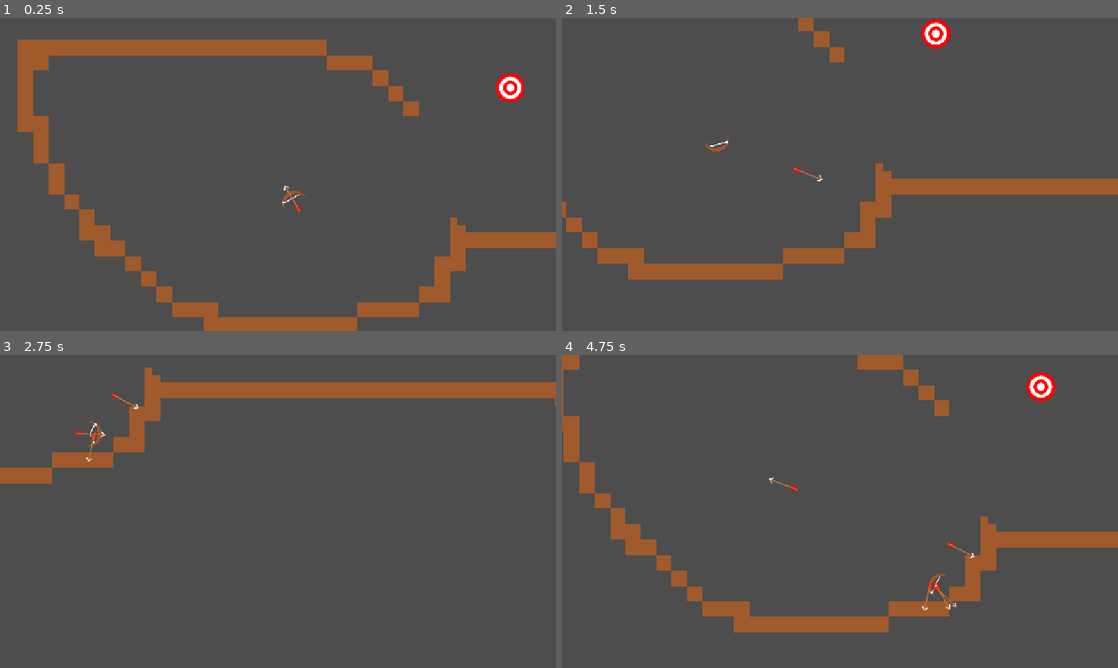
Above: before the commit, frames 1-4 (two rows, left to right).
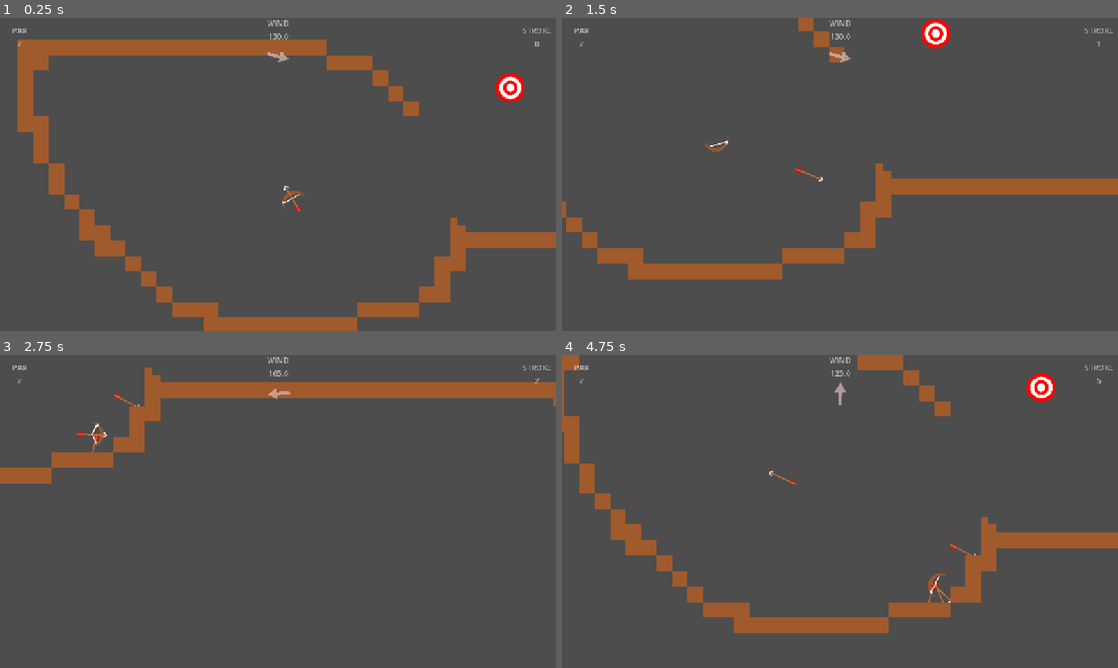
Above: after the commit, the same moments.

Repository: mathew-tran/darts
Game: Godot game, scene res://Scenes/Main.tscn
The game is run twice, just before and just after one commit, with the same random seed, the same clock (stepped at 60 frames per second) and the same inputs.
Inputs (mouse positions are in pixels of both pictures, inside the frame that each line leads up to):
- Up to frame 1 (0.25 s): no input
- Up to frame 2 (1.5 s): move the mouse to (962, 158) at 0.52 s; press the mouse at (962, 158) at 0.53 s; hold D (Right) 0.53-1.28 s; move the mouse to (728, 190) at 1.27 s; release the mouse at (728, 190) at 1.28 s; hold S (Down) from 1.28 s (still down); tap Space (Space) at 1.35 s
- Up to frame 3 (2.75 s): click (166, 527) at 1.55 s; move the mouse to (333, 442) at 2.02 s; release S (Down) at 2.03 s; press the mouse at (333, 442) at 2.03 s; hold D (Right) from 2.03 s (still down)
- Up to frame 4 (4.75 s): move the mouse to (812, 574) at 2.77 s; release D (Right) at 2.78 s; release the mouse at (812, 574) at 2.78 s; hold W (Up) 2.78-3.53 s; right-click (812, 574) at 2.85 s; click (812, 574) at 3.05 s; move the mouse to (1006, 558) at 3.52 s; press the mouse at (1006, 558) at 3.53 s; hold A (Left) from 3.53 s (still down); move the mouse to (673, 464) at 4.27 s; release the mouse at (673, 464) at 4.28 s; tap Space (Space) at 4.35 s; click (673, 464) at 4.55 s

The runs differ from the first frame. In frame 1, 0.2% of the frame differs, in the area x 2-100%, y 0-15%; in frame 2, 0.3%; in frame 3, 0.5%; in frame 4, 1.3%, in the area x 0-100%, y 0-89%.

Commit message:
work on arrow hitting target

Diff:
--- a/Art/Example.svg
+++ b/Art/Example.svg
@@ -24,8 +24,8 @@
      inkscape:deskcolor="#d1d1d1"
      inkscape:document-units="mm"
      inkscape:zoom="3.0135764"
-     inkscape:cx="384.75879"
-     inkscape:cy="488.12434"
+     inkscape:cx="423.08534"
+     inkscape:cy="436.35861"
      inkscape:window-width="1368"
      inkscape:window-height="842"
      inkscape:window-x="-6"
@@ -175,5 +175,14 @@
        cx="121.68681"
        cy="119.49189"
        r="2.2827249" />
+    <path
+       id="path2"
+       style="fill:#f2f2f2;stroke:#1a1a1a;stroke-width:0.121151"
+       inkscape:transform-center-x="-0.85235828"
+       inkscape:transform-center-y="0.019013575"
+       d="m 122.77773,98.877465 0.0225,2.045365 h -6.45577 v 1.92966 h 6.47706 l 0.0222,2.04441 2.59007,-1.53355 2.58983,-1.53331 -2.62296,-1.47629 z"
+       inkscape:export-filename="WindArrow.png"
+       inkscape:export-xdpi="96"
+       inkscape:export-ydpi="96" />
   </g>
 </svg>
--- /dev/null
+++ b/Prefabs/GameCamera.tscn
@@ -0,0 +1,47 @@
+[gd_scene load_steps=5 format=3 uid="uid://cjbmn3tgogjlu"]
+
+[ext_resource type="Script" uid="uid://2qoumcni1ee8" path="res://Scripts/GameCamera.gd" id="1_hsrti"]
+
+[sub_resource type="Animation" id="Animation_hsrti"]
+resource_name = "FocusIn"
+tracks/0/type = "value"
+tracks/0/imported = false
+tracks/0/enabled = true
+tracks/0/path = NodePath(".:zoom")
+tracks/0/interp = 1
+tracks/0/loop_wrap = true
+tracks/0/keys = {
+"times": PackedFloat32Array(0, 0.01, 0.966667),
+"transitions": PackedFloat32Array(1, 1, 1),
+"update": 0,
+"values": [Vector2(1, 1), Vector2(2.5, 2.5), Vector2(1, 1)]
+}
+
+[sub_resource type="Animation" id="Animation_6qflq"]
+length = 0.001
+tracks/0/type = "value"
+tracks/0/imported = false
+tracks/0/enabled = true
+tracks/0/path = NodePath(".:zoom")
+tracks/0/interp = 1
+tracks/0/loop_wrap = true
+tracks/0/keys = {
+"times": PackedFloat32Array(0),
+"transitions": PackedFloat32Array(1),
+"update": 0,
+"values": [Vector2(1, 1)]
+}
+
+[sub_resource type="AnimationLibrary" id="AnimationLibrary_ia3hu"]
+_data = {
+&"FocusIn": SubResource("Animation_hsrti"),
+&"RESET": SubResource("Animation_6qflq")
+}
+
+[node name="GameCamera" type="Camera2D" groups=["Camera"]]
+script = ExtResource("1_hsrti")
+
+[node name="AnimationPlayer" type="AnimationPlayer" parent="."]
+libraries = {
+&"": SubResource("AnimationLibrary_ia3hu")
+}
--- /dev/null
+++ b/Prefabs/PlayerUI.tscn
@@ -0,0 +1,95 @@
+[gd_scene load_steps=3 format=3 uid="uid://bsdnb1ghajix8"]
+
+[ext_resource type="Script" uid="uid://crvbkyvxswkdu" path="res://Scripts/PlayerUI.gd" id="1_mr8kr"]
+[ext_resource type="Texture2D" uid="uid://cn6uf0dys20i2" path="res://Art/WindArrow.png" id="2_ekdfu"]
+
+[node name="CanvasLayer" type="CanvasLayer"]
+script = ExtResource("1_mr8kr")
+
+[node name="VBoxContainer" type="VBoxContainer" parent="."]
+modulate = Color(1, 1, 1, 0.603922)
+custom_minimum_size = Vector2(80, 80)
+offset_right = 40.0
+offset_bottom = 40.0
+alignment = 1
+
+[node name="Label" type="Label" parent="VBoxContainer"]
+layout_mode = 2
+text = "PAR"
+horizontal_alignment = 1
+vertical_alignment = 1
+
+[node name="ParLimit" type="Label" parent="VBoxContainer"]
+layout_mode = 2
+text = "2"
+horizontal_alignment = 1
+vertical_alignment = 1
+
+[node name="VBoxContainer3" type="VBoxContainer" parent="."]
+modulate = Color(1, 1, 1, 0.603922)
+custom_minimum_size = Vector2(80, 80)
+anchors_preset = 5
+anchor_left = 0.5
+anchor_right = 0.5
+offset_left = -40.0
+offset_right = 40.0
+offset_bottom = 80.0
+grow_horizontal = 2
+alignment = 1
+
+[node name="Label" type="Label" parent="VBoxContainer3"]
+layout_mode = 2
+text = "WIND"
+horizontal_alignment = 1
+vertical_alignment = 1
+
+[node name="WindStrength" type="Label" parent="VBoxContainer3"]
+layout_mode = 2
+text = "2"
+horizontal_alignment = 1
+vertical_alignment = 1
+
+[node name="Control" type="Control" parent="VBoxContainer3"]
+custom_minimum_size = Vector2(80, 90)
+layout_mode = 2
+
+[node name="WindDirection" type="TextureRect" parent="VBoxContainer3/Control"]
+custom_minimum_size = Vector2(50, 50)
+layout_mode = 1
+anchors_preset = 8
+anchor_left = 0.5
+anchor_top = 0.5
+anchor_right = 0.5
+anchor_bottom = 0.5
+offset_left = -25.0
+offset_top = -45.0
+offset_right = 25.0
+offset_bottom = 5.0
+grow_horizontal = 2
+grow_vertical = 2
+pivot_offset = Vector2(25, 25)
+texture = ExtResource("2_ekdfu")
+stretch_mode = 5
+
+[node name="VBoxContainer2" type="VBoxContainer" parent="."]
+modulate = Color(1, 1, 1, 0.603922)
+custom_minimum_size = Vector2(80, 80)
+anchors_preset = 1
+anchor_left = 1.0
+anchor_right = 1.0
+offset_left = -40.0
+offset_bottom = 50.0
+grow_horizontal = 0
+alignment = 1
+
+[node name="Label" type="Label" parent="VBoxContainer2"]
+layout_mode = 2
+text = "STROKE"
+horizontal_alignment = 1
+vertical_alignment = 1
+
+[node name="Stroke" type="Label" parent="VBoxContainer2"]
+layout_mode = 2
+text = "0"
+horizontal_alignment = 1
+vertical_alignment = 1
--- /dev/null
+++ b/Prefabs/Target.gdshader
@@ -0,0 +1,27 @@
+shader_type canvas_item;
+
+uniform float time : hint_range(0.0, 5.0);
+uniform float shard_size = 16.0;
+uniform float explode_strength = 100.0;
+
+// Pseudo-random function
+float rand(vec2 co) {
+    return fract(sin(dot(co, vec2(12.9898, 78.233))) * 43758.5453);
+}
+
+void fragment() {
+    // Create a grid cell
+    vec2 cell = floor(UV * shard_size);
+    vec2 cell_center = (cell + 0.5) / shard_size;
+
+    // Random direction per cell
+    float angle = rand(cell) * 6.2831; // 2π
+    vec2 dir = vec2(cos(angle), sin(angle));
+
+    // Offset UV by explosion
+    vec2 offset = dir * time * explode_strength / shard_size;
+    vec2 uv_offset = UV - offset;
+
+    // Sample from displaced texture
+    COLOR = texture(TEXTURE, uv_offset);
+}
--- a/Prefabs/Target.tscn
+++ b/Prefabs/Target.tscn
@@ -1,7 +1,14 @@
-[gd_scene load_steps=4 format=3 uid="uid://b3k28vv61vb0t"]
+[gd_scene load_steps=6 format=3 uid="uid://b3k28vv61vb0t"]
 
 [ext_resource type="Script" uid="uid://b0ufy8ipdctua" path="res://Scripts/Target.gd" id="1_emdnn"]
 [ext_resource type="Texture2D" uid="uid://ctwkv7fxvbix5" path="res://Art/Target.png" id="1_lrryy"]
+[ext_resource type="Shader" uid="uid://yixxbalem4e8" path="res://Prefabs/Target.gdshader" id="2_4d8ul"]
+
+[sub_resource type="ShaderMaterial" id="ShaderMaterial_2r8j7"]
+shader = ExtResource("2_4d8ul")
+shader_parameter/time = 0.0
+shader_parameter/shard_size = 16.0
+shader_parameter/explode_strength = 100.0
 
 [sub_resource type="RectangleShape2D" id="RectangleShape2D_pbw6q"]
 size = Vector2(60, 60)
@@ -11,6 +18,7 @@
 script = ExtResource("1_emdnn")
 
 [node name="Sprite2D" type="Sprite2D" parent="."]
+material = SubResource("ShaderMaterial_2r8j7")
 texture = ExtResource("1_lrryy")
 
 [node name="CollisionShape2D" type="CollisionShape2D" parent="."]
--- a/Scenes/Main.tscn
+++ b/Scenes/Main.tscn
@@ -1,9 +1,11 @@
-[gd_scene load_steps=7 format=4 uid="uid://xvxnw36b2umq"]
+[gd_scene load_steps=9 format=4 uid="uid://xvxnw36b2umq"]
 
 [ext_resource type="Texture2D" uid="uid://dtu2i1kqmrb7j" path="res://Art/Ground.png" id="1_r150o"]
+[ext_resource type="Script" uid="uid://d16kppdtu0om" path="res://Scripts/Game.gd" id="1_v1gob"]
 [ext_resource type="PackedScene" uid="uid://sqbjdqtrvb8b" path="res://Prefabs/Bow.tscn" id="2_idj7w"]
-[ext_resource type="Script" uid="uid://2qoumcni1ee8" path="res://Scripts/GameCamera.gd" id="3_kln2b"]
 [ext_resource type="PackedScene" uid="uid://b3k28vv61vb0t" path="res://Prefabs/Target.tscn" id="4_rgh2o"]
+[ext_resource type="PackedScene" uid="uid://cjbmn3tgogjlu" path="res://Prefabs/GameCamera.tscn" id="4_v1gob"]
+[ext_resource type="PackedScene" uid="uid://bsdnb1ghajix8" path="res://Prefabs/PlayerUI.tscn" id="5_pbw6q"]
 
 [sub_resource type="TileSetAtlasSource" id="TileSetAtlasSource_idj7w"]
 texture = ExtResource("1_r150o")
@@ -21,7 +23,10 @@
 physics_layer_1/collision_layer = 1
 sources/0 = SubResource("TileSetAtlasSource_idj7w")
 
-[node name="Node2D" type="Node2D"]
+[node name="Node2D" type="Node2D" groups=["Game"]]
+script = ExtResource("1_v1gob")
+
+[node name="ItemGroup" type="Node2D" parent="." groups=["Item"]]
 
 [node name="Bow" parent="." instance=ExtResource("2_idj7w")]
 position = Vector2(249, 425)
@@ -30,10 +35,9 @@
 tile_map_data = PackedByteArray("AADs/wYAAAAAAAAAAADs/wcAAAAAAAEAAADt/wYAAAABAAAAAADt/wcAAAABAAEAAADu/wYAAAAAAAAAAADu/w …(23840 unchanged characters)…
 tile_set = SubResource("TileSet_kln2b")
 
-[node name="ItemGroup" type="Node2D" parent="." groups=["Item"]]
-
-[node name="GameCamera" type="Camera2D" parent="." groups=["Camera"]]
-script = ExtResource("3_kln2b")
+[node name="GameCamera" parent="." instance=ExtResource("4_v1gob")]
 
 [node name="Target" parent="." instance=ExtResource("4_rgh2o")]
 position = Vector2(701, 196)
+
+[node name="CanvasLayer" parent="." instance=ExtResource("5_pbw6q")]
--- a/Scripts/Arrow.gd
+++ b/Scripts/Arrow.gd
@@ -7,6 +7,7 @@
 
 var bCanUse = true
 var velocity = Vector2.ZERO
+
 
 func _ready() -> void:
 	# Initial setup
@@ -28,6 +29,8 @@
 		StuckRotation = rotation
 		StuckPosition = global_position
 		velocity.y += 1000 * delta
+		velocity += Finder.GetGame().GetAirForce() * delta
+		print(str(Finder.GetGame().GetAirForce()))
 		MoveAndCollide(delta)
 
 func MoveAndCollide(delta: float) -> void:
@@ -42,11 +45,10 @@
 	if bCanUse == false:
 		return
 
+	constant_force = Vector2.ZERO
 	set_physics_process(false)
 	set_process(false)
 	bCanUse = false
-
-	print("hit")
 
 	global_position = StuckPosition
 	global_rotation = StuckRotation
--- a/Scripts/Autoload/Finder.gd
+++ b/Scripts/Autoload/Finder.gd
@@ -5,3 +5,6 @@
 
 func GetCamera() -> GameCamera:
 	return get_tree().get_nodes_in_group("Camera")[0]
+
+func GetGame() -> Game:
+	return get_tree().get_nodes_in_group("Game")[0]
--- a/Scripts/Bow.gd
+++ b/Scripts/Bow.gd
@@ -16,6 +16,7 @@
 	Finder.GetCamera().Focus(self)
 	SpawnArrow()
 	Finder.GetCamera().SetToAuto()
+	Finder.GetGame().DetermineAirSpeed()
 
 func _ready() -> void:
 	OnArrowPlaced(global_position)
@@ -52,5 +53,6 @@
 			$Arrow.Release(power)
 			ArrowRef = null
 			Finder.GetCamera().SetToAuto()
+			Finder.GetGame().Swing()
 		bIsDrawing = false
 		$DrawTimer.stop()
--- /dev/null
+++ b/Scripts/Game.gd
@@ -0,0 +1,49 @@
+extends Node2D
+
+class_name Game
+
+var Par = 5
+var Strokes = 0
+
+signal SwingUpdate
+
+var AirDirection = Vector2.ZERO
+var AirSpeed = 10
+
+signal AirUpdate
+
+func _ready() -> void:
+	DetermineAirSpeed()
+
+func DetermineAirSpeed():
+
+	var result = randi() % 100
+	if result <= 70:
+		AirSpeed = randf_range(1, 50)
+	elif result <= 98:
+		AirSpeed = randf_range(100, 200)
+	else:
+		AirSpeed = randf_range(500, 600)
+
+	AirDirection = Vector2(randf_range(-1,1), randf_range(-1,1))
+	AirUpdate.emit()
+
+func GetAirForce():
+	return AirDirection * AirSpeed
+
+func Swing():
+	Strokes += 1
+	SwingUpdate.emit(Strokes)
+
+func LevelComplete():
+	Engine.time_scale = .05
+	var timer = get_tree().create_timer(.04)
+	Finder.GetCamera().ZoomIn()
+	await timer.timeout
+	Engine.time_scale = .01
+	timer = get_tree().create_timer(.02)
+	await timer.timeout
+	timer = get_tree().create_timer(.05)
+	Engine.time_scale = .2
+	await timer.timeout
+	Engine.time_scale = 1
--- a/Scripts/GameCamera.gd
+++ b/Scripts/GameCamera.gd
@@ -14,6 +14,9 @@
 
 func Focus(obj):
 	ObjectToFocus = obj
+
+func ZoomIn():
+	$AnimationPlayer.play("FocusIn")
 
 func _process(delta: float) -> void:
 	ProcessManual(delta)
@@ -52,7 +55,6 @@
 		var cameraSpeed = 0
 		if distance > 0:
 			cameraSpeed = lerp(10, FollowSpeed, distance / 1000)
-		print(cameraSpeed)
 		if distance > cameraSpeed * delta:
 			var dir = (ObjectToFocus.global_position - global_position).normalized()
 			global_position += dir * cameraSpeed * delta
--- /dev/null
+++ b/Scripts/PlayerUI.gd
@@ -0,0 +1,18 @@
+extends CanvasLayer
+
+@onready var ParLabel = $VBoxContainer/ParLimit
+@onready var StrokeLabel = $VBoxContainer2/Stroke
+@onready var WindStrengthLabel = $VBoxContainer3/WindStrength
+@onready var WindDirectionTexture = $VBoxContainer3/Control/WindDirection
+func _ready() -> void:
+	Finder.GetGame().SwingUpdate.connect(OnSwingUpdate)
+	Finder.GetGame().AirUpdate.connect(OnAirUpdate)
+
+func OnSwingUpdate(amount):
+	$VBoxContainer2/Stroke.text = str(amount)
+
+func OnAirUpdate():
+	WindDirectionTexture.rotation = Finder.GetGame().AirDirection.angle()
+	WindStrengthLabel.text = str(floor(Finder.GetGame().AirSpeed))
+	var progress = Finder.GetGame().AirSpeed / 800.0
+	WindDirectionTexture.modulate = lerp(Color.WHITE, Color.RED, progress)
--- a/Scripts/Target.gd
+++ b/Scripts/Target.gd
@@ -1,5 +1,18 @@
 extends Area2D
 
+var bIsHit = false
+var Progress = 0.0001
 
 func _on_body_entered(body: Node2D) -> void:
-	queue_free()
+	var contactPoint = ( global_position - body.global_position).normalized()
+	$Sprite2D.material.set_shader_parameter("impact_uv", contactPoint)
+	Finder.GetGame().LevelComplete()
+	bIsHit = true
+	$Sprite2D.material.set_shader_parameter("time", Progress)
+
+func _process(delta: float) -> void:
+	if bIsHit:
+		Progress += delta * 3
+		$Sprite2D.material.set_shader_parameter("time", Progress)
+		if Progress >= 4:
+			queue_free()
Binary file added: Art/WindArrow.png
Not shown, added: Art/WindArrow.png.import
Not shown, added: Prefabs/Target.gdshader.uid
Not shown, added: Scripts/Game.gd.uid
Not shown, added: Scripts/PlayerUI.gd.uid
